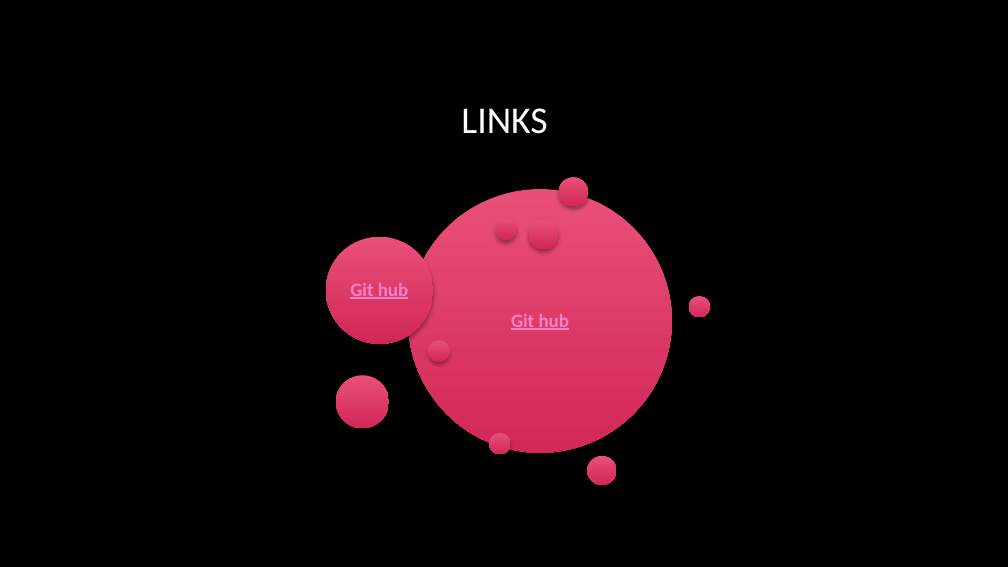
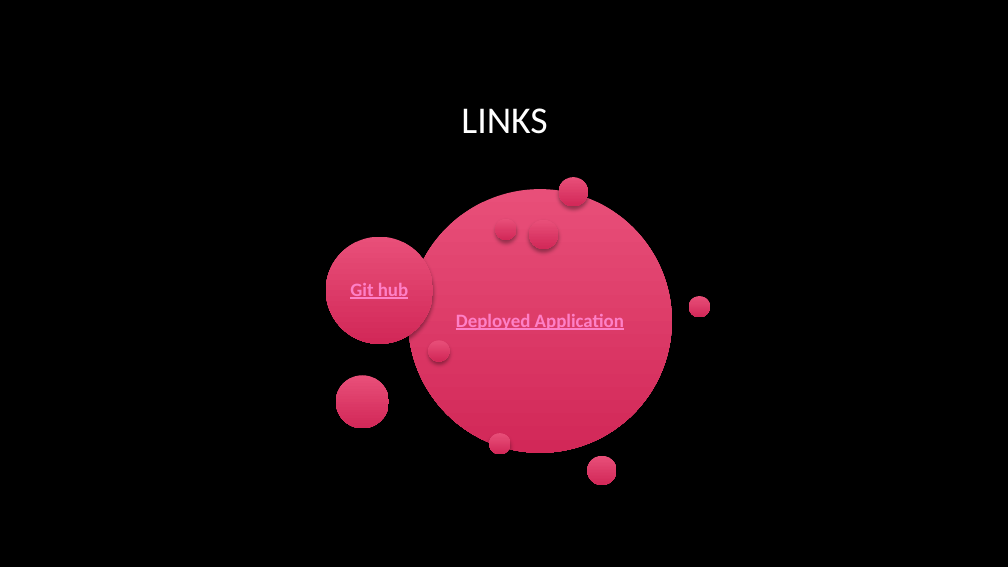
Before and after one commit to JWMedeiros/Realtime_Stock_Analysis, a slide deck: slide 7 of Real Time Stock Analysis.pptx. Drawn at 1008x567 pixels with LibreOffice and Linux fonts; fonts in the diff are those of the drawing; background and template pictures are left out. Boxes give left, top, right and bottom in pixels: in the first picture for what was removed or moved away, otherwise in the second. Text is boxed around its words. In the diff, an @@ line names an element or a change of style, - is before the commit and + after.

```diff
--- a/Real Time Stock Analysis.pptx
+++ b/Real Time Stock Analysis.pptx
@@ text at (456, 314, 624, 330): text changed @@
-Git hub
+Deployed Application
```
Also in this commit, not shown: 5 other slides changed, 2 other files.
